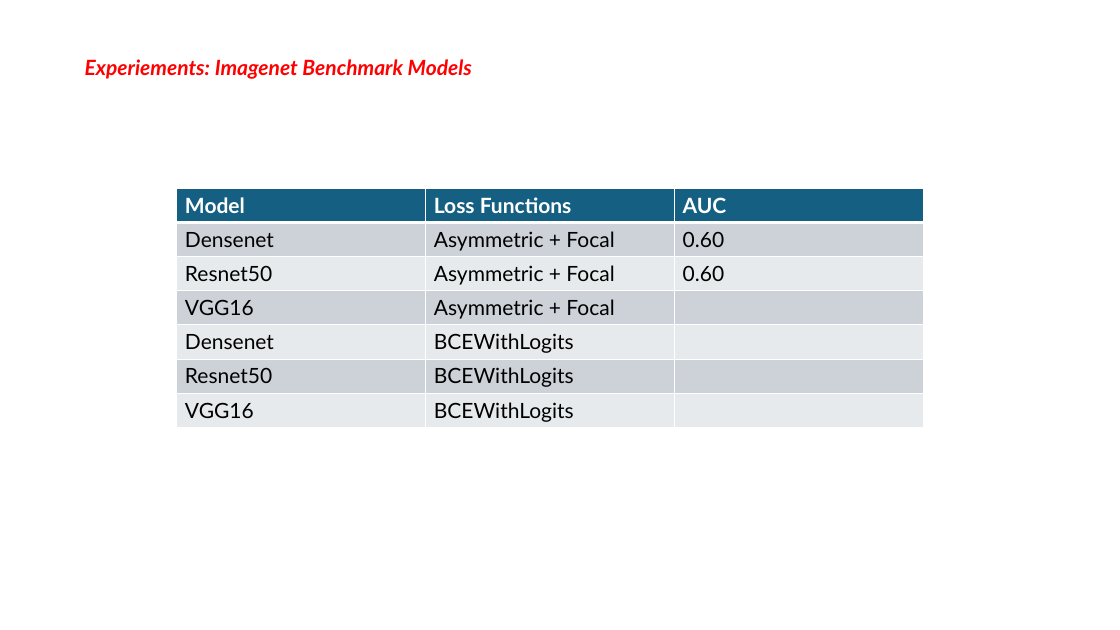
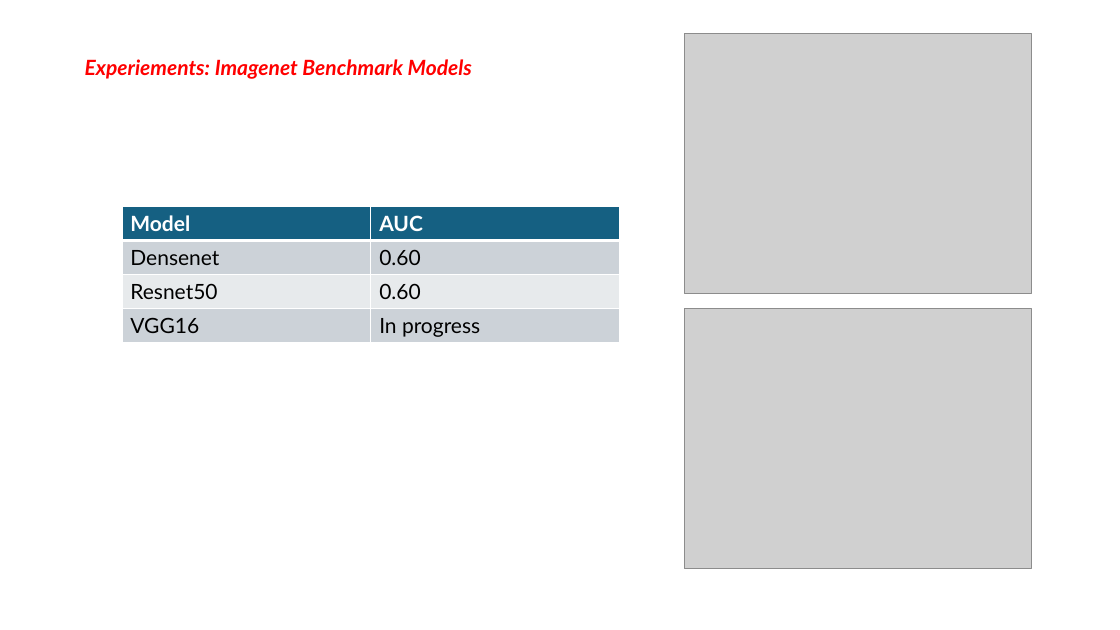
Before and after one commit to Iqbal1282/Washu2_Ovarian_Tumor, a slide deck: slide 1 of meeting_updates/07.07.25.pptx. Drawn at 1120x630 pixels with LibreOffice and Linux fonts; fonts in the diff are those of the drawing; grey boxes stand for pictures. Boxes give left, top, right and bottom in pixels: in the first picture for what was removed or moved away, otherwise in the second. Text is boxed around its words. In the diff, an @@ line names an element or a change of style, - is before the commit and + after.

```diff
--- a/meeting_updates/07.07.25.pptx
+++ b/meeting_updates/07.07.25.pptx
@@ picture added at [685,34,1032,294] @@
@@ table at [122,207,619,343] @@
-Model | Loss Functions | AUC
-Densenet | Asymmetric + Focal | 0.60
-Resnet50 | Asymmetric + Focal | 0.60
-VGG16 | Asymmetric + Focal | 
-Densenet | BCEWithLogits | 
-Resnet50 | BCEWithLogits | 
-VGG16 | BCEWithLogits | 
+Model | AUC
+Densenet | 0.60
+Resnet50 | 0.60
+VGG16 | In progress
@@ table: place and size @@
-table at [176,189,923,428]
+table at [122,207,619,343]
@@ picture added at [685,309,1032,570] @@
```
Also in this commit, not shown: 1 slide added, 5 other files.
